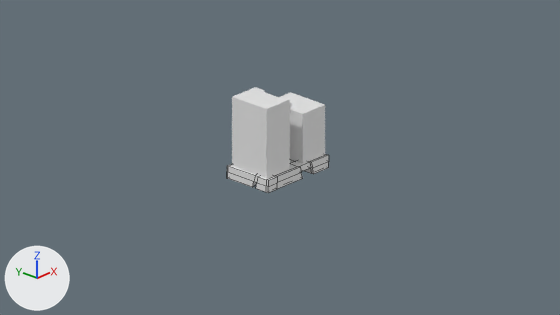
The Blender file models/the_eleventh/blend/eleventh_basemesh_01.blend as it was, and as the next commit left it.
Before and after are seen from the file's camera 'Camera'. Arrows for +X, +Y and +Z are at lower left; the lights stay in place. Mesh edges are drawn as thin lines on the coarser meshes.

Names of what the first picture shows: 'base', 'tower_big_src', 'tower_big_src.001'.
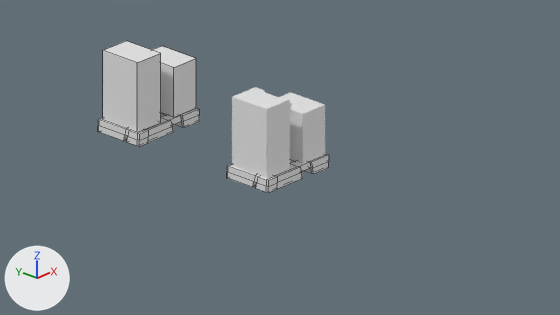
Location of each change, [x1, y1, x2, y2] in pixels of the pictures (560 x 315 px):
'tower_big_src.002', added: after [103, 41, 161, 132]
'tower_big_src.003', added: after [153, 46, 196, 117]
'base.001', added: after [98, 108, 199, 146]

Patch to the scene script:
```diff
--- a/models/the_eleventh/blend/eleventh_basemesh_01.blend.py
+++ b/models/the_eleventh/blend/eleventh_basemesh_01.blend.py
@@ ob_tower_big_src_002 @@
+ob_tower_big_src_002 = bpy.data.objects.new('tower_big_src.002', me_cube_003.copy())  # the mesh of ob_tower_big_src
+ob_tower_big_src_002.location = (73.0, 788.0, 60.0)
+ob_tower_big_src_002.scale = (5.0, 5.0, 0.971)
+_m = ob_tower_big_src_002.modifiers.new('Boolean', 'BOOLEAN')
+_m.object = ob_bool1
+_m.solver = 'FLOAT'
+_m = ob_tower_big_src_002.modifiers.new('Boolean.001', 'BOOLEAN')
+_m.object = ob_bool1_001
+_m.solver = 'FLOAT'
@@ ob_tower_big_src_003 @@
+ob_tower_big_src_003 = bpy.data.objects.new('tower_big_src.003', me_cube_002.copy())  # the mesh of ob_tower_big_src_001
+ob_tower_big_src_003.location = (73.0, 788.0, 60.0)
+ob_tower_big_src_003.scale = (5.0, 5.0, 0.971)
+_m = ob_tower_big_src_003.modifiers.new('Boolean', 'BOOLEAN')
+_m.object = ob_bool1_002
+_m.solver = 'FLOAT'
+_m = ob_tower_big_src_003.modifiers.new('Boolean.001', 'BOOLEAN')
+_m.object = ob_bool1_004
+_m.solver = 'FLOAT'
@@ ob_base_001 @@
+ob_base_001 = bpy.data.objects.new('base.001', me_cube_014.copy())  # the mesh of ob_base
+ob_base_001.location = (17.0, 796.0, 29.0)
+ob_base_001.scale = (5.0, 5.0, 0.971)
```
